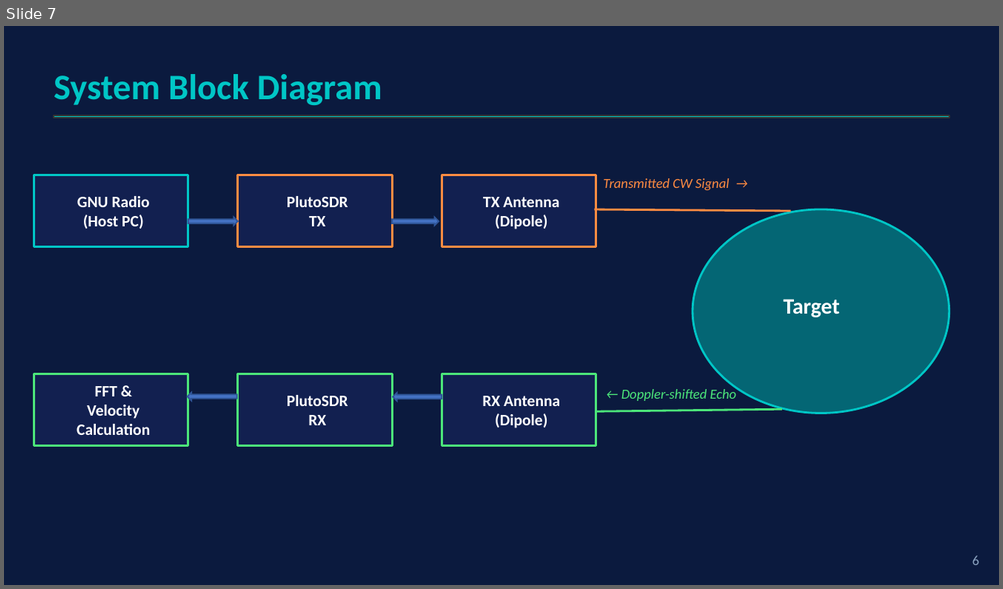
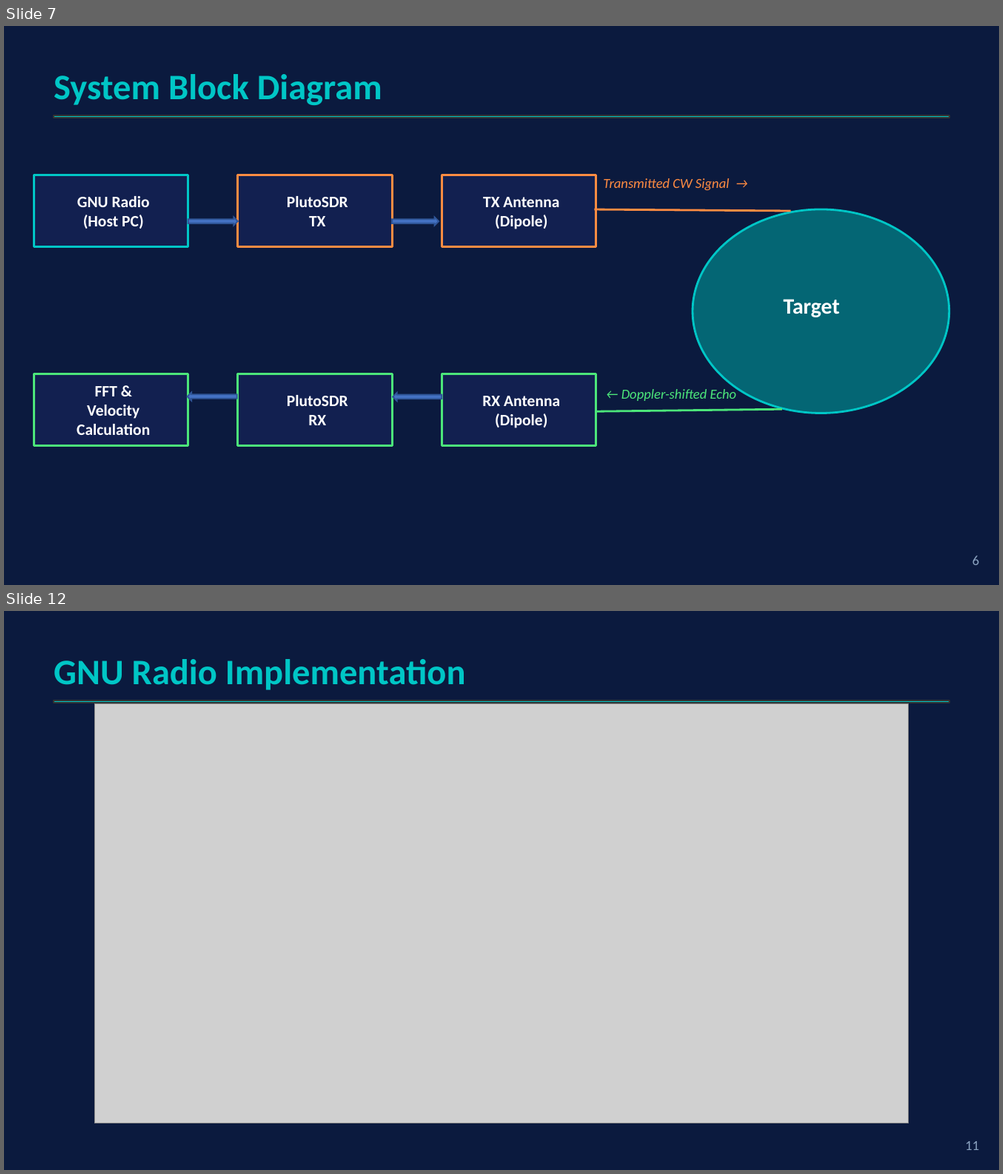
Before and after one commit to dani1560/SDR_Doppler_Radar_Pluto, a slide deck: docs/SDR_Doppler_Radar_CDRB.pptx khan.pptx. Shown one above the other, each under a label of ours: slide 7 before the commit, slides 7 and 12 after it; the slides between them are not shown. The pictures are 1003x589 and 1003x1174 pixels, drawn with LibreOffice and Linux fonts; fonts in the diff are those of the drawing; grey boxes stand for pictures. Boxes give left, top, right and bottom in pixels: in the first picture for what was removed or moved away, otherwise in the second. Text is boxed around its words. In the diff, an @@ line names an element or a change of style, - is before the commit and + after.

```diff
--- a/docs/SDR_Doppler_Radar_CDRB.pptx khan.pptx
+++ b/docs/SDR_Doppler_Radar_CDRB.pptx khan.pptx
@@ slide 12 added at (4,611,999,1170), background #0B1A3E @@
@@ text added at (54,659,466,690), 26 pt, text #00C6C6, bold @@
+GNU Radio Implementation
@@ rectangle added at (54,701,949,703), fill #00C6C6, outline #333333 1 pt @@
@@ picture added at (94,703,908,1123) @@
@@ text added at (965,1142,979,1150), 10 pt, text #8BA3C0 @@
+11
```
Also in this commit, not shown: 9 slides changed, 1 other slide added, 6 other files.
